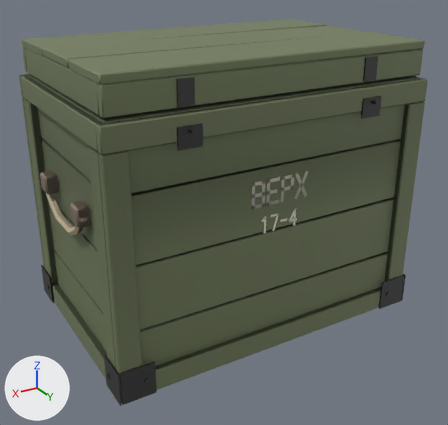
One commit to the glTF model assets/models/props/supply_crate.glb: the scene before it, then after it.
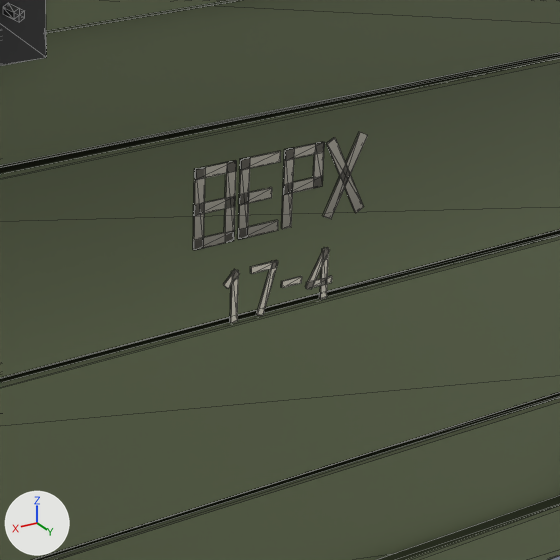
Each version appears first whole from a 50 mm camera at (0.86, 1.453, 0.616) aimed at (0.014, 0.042, -0.089), and next in a close-up on the part from 42% to 83% of the width and 30% to 73% of the height. The axes (+X, +Y, +Z) are drawn at lower left. The lights are the same throughout. The first two pictures are the older version. The close-ups show mesh edges as thin lines. Vertices at exactly the same position are counted once.

The first close-up shows 'static'.
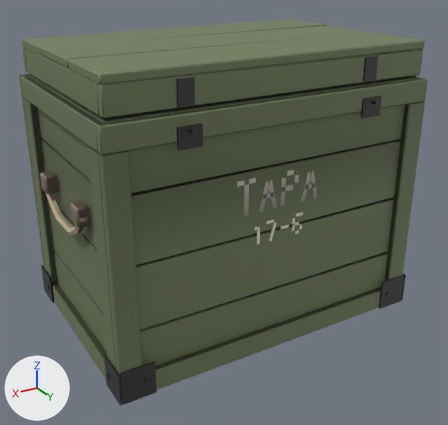
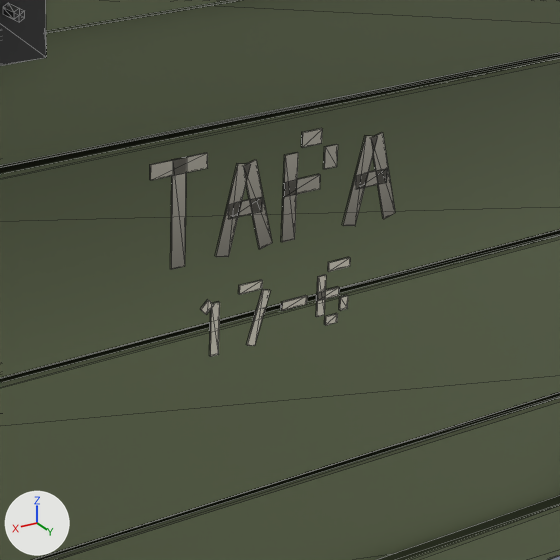
Patch to the scene script:
```diff
--- a/assets/models/props/supply_crate.glb.py
+++ b/assets/models/props/supply_crate.glb.py
@@ me_static @@
 # used by ob_static; location = (0.0, 0.0, 0.0)
-me_static.from_pydata(...)  # 1708 vertices, 3072 faces; spans x -0.475..0.475, y -0.319..0.33, z -0.391..0.392
+me_static.from_pydata(...)  # 1720 vertices, 3060 faces; spans x -0.475..0.475, y -0.319..0.33, z -0.391..0.392
+# me_static part 1: a new loose piece, a box spanning x 0.0934..0.1062, y 0.289..0.291, z 0.0136..0.1064, in mat_cream
+# me_static part 2: a new loose piece, a box spanning x -0.0154..-0.0026, y 0.289..0.291, z 0.0136..0.0898, in mat_cream
+# me_static part 3: a new loose piece, a box spanning x -0.0388..-0.0192, y 0.289..0.291, z 0.0936..0.1064, in mat_cream
+# me_static part 4: a new loose piece, a box spanning x -0.0554..-0.0426, y 0.289..0.291, z 0.0702..0.0898, in mat_cream
+# me_static part 5: a new loose piece, a box spanning x -0.0388..-0.0026, y 0.289..0.291, z 0.0536..0.0664, in mat_cream
+# me_static part 6: the loose piece of 8 vertices spanning x -0.053..-0.029, y 0.289..0.291, z -0.036..-0.001 is turned 43.1 degrees about the y axis through its middle and scaled by 2.13, then moved by (-0.064, 0.0, 0.07)
+# me_static part 7: a new loose piece, a box spanning x -0.1098..-0.077, y 0.289..0.291, z 0.0456..0.0584, in mat_cream
+# me_static part 8: the loose piece of 8 vertices spanning x 0.04..0.047, y 0.289..0.291, z -0.048..-0.002 is moved by (0.019, 0.0, -0.025)
+# me_static part 9: a new loose piece, a box spanning x 0.016..0.0386, y 0.289..0.291, z -0.024..-0.016, in mat_cream
+# me_static part 10: the loose piece of 8 vertices spanning x 0.001..0.02, y 0.289..0.291, z -0.049..-0.001 is scaled about its middle by (1.09, 1, 1.04), then moved by (0.008, 0.0, -0.025)
+# me_static part 11: the loose piece of 8 vertices spanning x -0.056..-0.03, y 0.289..0.291, z -0.035..-0.029 is moved by (0.025, 0.0, -0.013)
+# me_static part 12: a new loose piece, a box spanning x -0.0749..-0.0523, y 0.289..0.291, z -0.024..-0.016, in mat_cream
+# me_static part 13: a new loose piece, a box spanning x -0.0499..-0.0419, y 0.289..0.291, z -0.0636..-0.0264, in mat_cream
+# me_static part 14: a new loose piece, a box spanning x -0.0645..-0.0523, y 0.289..0.291, z -0.074..-0.066, in mat_cream
+# me_static part 15: a new loose piece, a box spanning x -0.0749..-0.0669, y 0.289..0.291, z -0.0636..-0.0514, in mat_cream
+# me_static part 16: a new loose piece, a box spanning x -0.0645..-0.0419, y 0.289..0.291, z -0.049..-0.041, in mat_cream
+# me_static part 17: 13 loose pieces with 110 vertices, spanning x -0.177..0.055, y -0.291..0.291, z -0.048..0.096, are deleted
+# me_static part 18: 21 vertices moved from x -0.032..0.085, y 0.289..0.291, z 0.025..0.094 to x -0.097..0.126, y 0.289..0.291, z 0.012..0.106; 57 vertices removed from x -0.041..0.085, y 0.289..0.291, z 0.025..0.094; 27 vertices added at x -0.085..0.126, y 0.289..0.291, z -0.034..0.106
+# other edits to the shape of me_static do not show in these pictures
 me_static.materials.append(mat_paint)
```

What differs and where, as boxes (x1, y1, x2, y2) in the close-ups (560 x 560 px; the box of a moved part takes in the faces that stretch with it):
part 1 of me_static, added
    after: (171, 157, 187, 269)
part 2 of me_static, added
    after: (282, 153, 298, 242)
part 3 of me_static, added
    after: (302, 128, 322, 148)
part 4 of me_static, added
    after: (324, 144, 338, 169)
part 5 of me_static, added
    after: (283, 174, 320, 197)
part 6 of me_static, moved or reshaped
    before: (306, 247, 330, 289)
    after: (373, 132, 395, 219)
part 7 of me_static, added
    after: (356, 168, 388, 189)
part 8 of me_static, moved or reshaped
    before: (230, 270, 239, 323)
    after: (210, 302, 220, 357)
part 9 of me_static, added
    after: (239, 280, 263, 294)
part 10 of me_static, moved or reshaped
    before: (256, 261, 278, 315)
    after: (247, 289, 270, 346)
part 11 of me_static, moved or reshaped
    before: (306, 276, 332, 289)
    after: (281, 295, 307, 311)
part 12 of me_static, added
    after: (328, 257, 350, 272)
part 13 of me_static, added
    after: (316, 275, 326, 317)
part 14 of me_static, added
    after: (325, 313, 338, 325)
part 15 of me_static, added
    after: (339, 295, 348, 310)
part 16 of me_static, added
    after: (316, 287, 339, 301)
part 17 of me_static, deleted
    before: (223, 132, 368, 299)
part 18 of me_static, moved or reshaped
    before: (193, 142, 324, 250)
    after: (150, 136, 378, 314)
